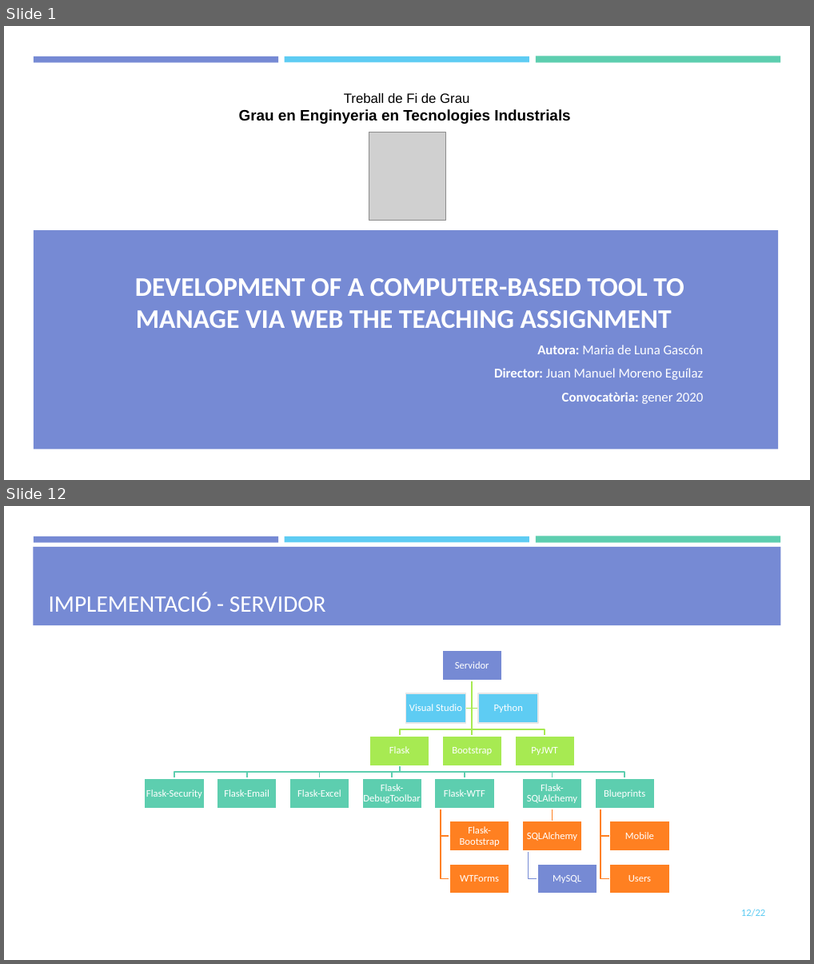
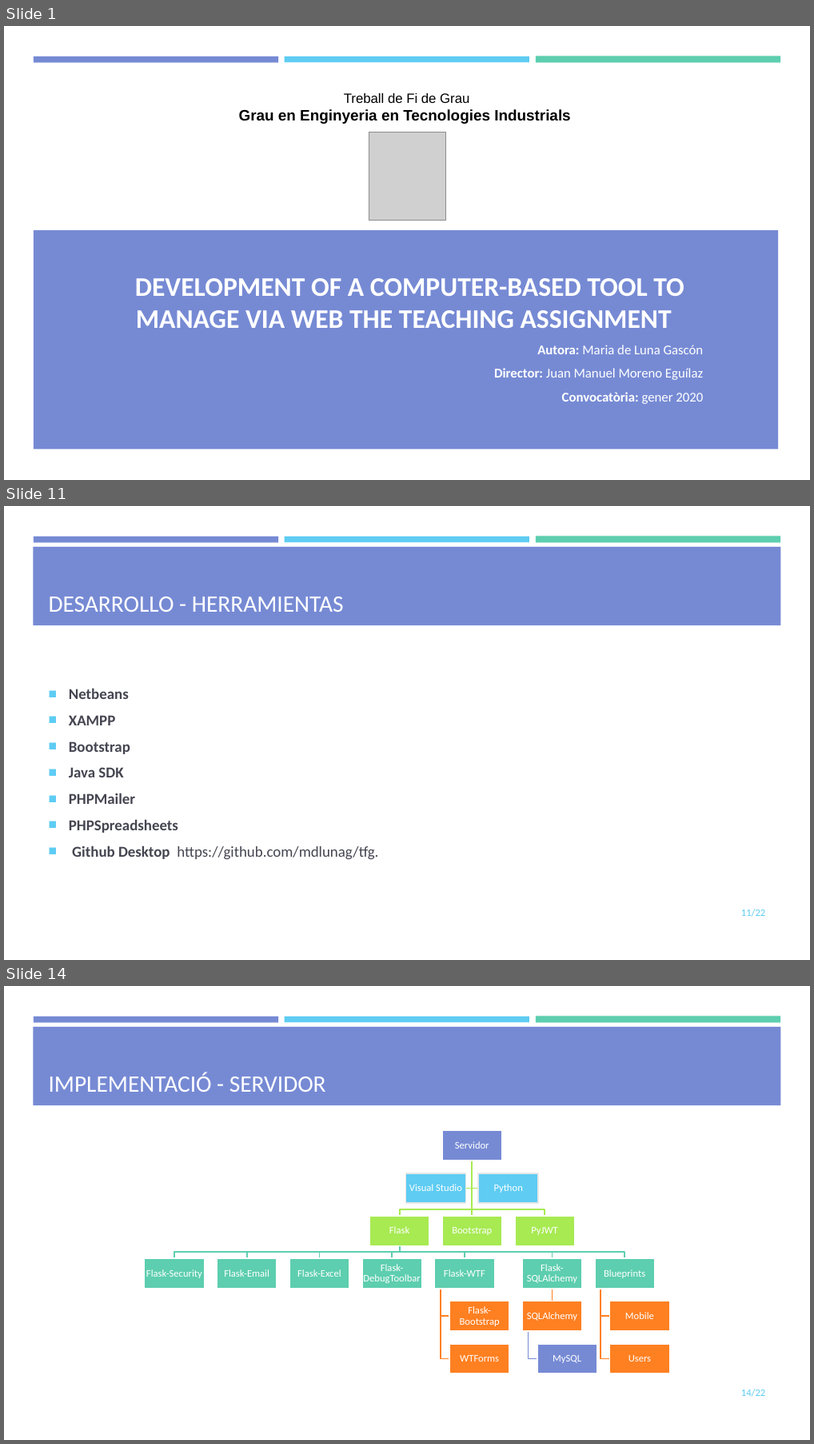
Before and after one commit to mdlunag/tfg, a slide deck: tfg_presentacio.pptx. Shown one above the other, each under a label of ours: slides 1 and 12 before the commit, slides 1, 11 and 14 after it; the slides between them are not shown. The pictures are 814x964 and 814x1444 pixels, drawn with LibreOffice and Linux fonts; fonts in the diff are those of the drawing; grey boxes stand for pictures. Boxes give left, top, right and bottom in pixels: in the first picture for what was removed or moved away, otherwise in the second. Text is boxed around its words. In the diff, an @@ line names an element or a change of style, - is before the commit and + after.

```diff
--- a/tfg_presentacio.pptx
+++ b/tfg_presentacio.pptx
@@ slide 11 added at bbox=[4, 506, 810, 960], background #FFFFFF; not listed: 4 template elements that a slide beside it also shows @@
@@ title added at bbox=[49, 596, 344, 612], 28 pt, text #FFFFFF @@
+DESARROLLO - HERRAMIENTAS
@@ text added at bbox=[69, 688, 378, 859], 18 pt, text #454551, bold @@
+■ Netbeans
+■ XAMPP
+■ Bootstrap
+■ Java SDK
+■ PHPMailer
+■ PHPSpreadsheets
+■ Github Desktop https://github.com/mdlunag/tfg.
@@ page number added at bbox=[742, 908, 766, 916], 12 pt, text #5ECCF3 @@
+11/22
@@ what was slide 12 is now slide 14 @@
@@ page number at bbox=[742, 1388, 766, 1396]: text changed @@
-12/22
+14/22
```
Also in this commit, not shown: 4 slides changed, 8 other slides added, 7 slides removed, 2 other files.
